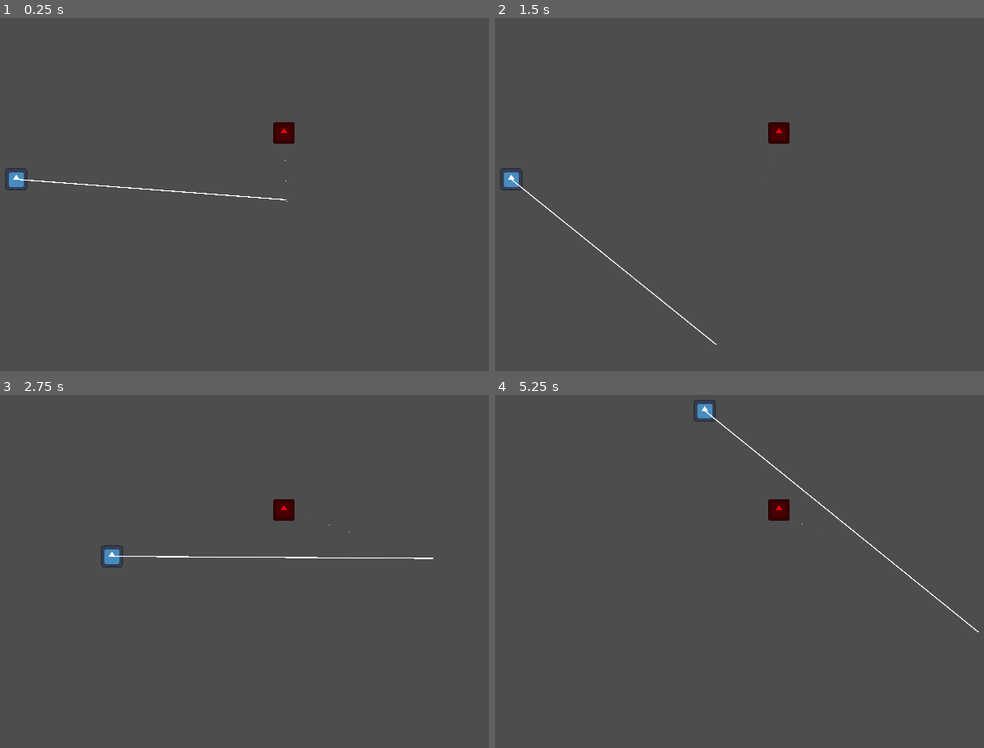
Above: before the commit, frames 1-4 (two rows, left to right).
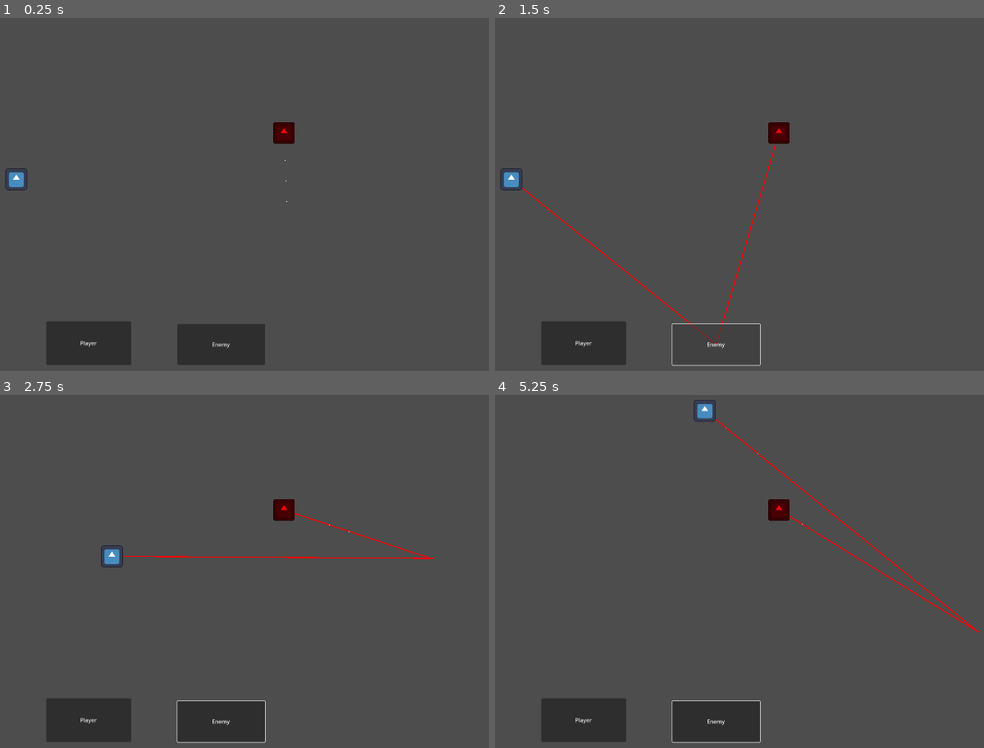
Above: after the commit, the same moments.

Repository: PhillypHenning/Artemis
Game: Godot game, scene res://scenes/testing/los_testing.tscn
Two runs of this game, one before a commit and one after it. Both use one fixed random seed, a clock stepped at 60 frames per second and the inputs below. This scene is started directly instead of the project's main scene. The engine's default icon, where the game draws it, is replaced by a stand-in: a white triangle on a blue panel in a dark square.
Inputs (mouse positions are in pixels of both pictures, inside the frame that each line leads up to):
- Up to frame 1 (0.25 s): no input
- Up to frame 2 (1.5 s): click (583, 342) at 0.5 s, where only the run after the commit has a clickable "Player"; click (715, 346) at 1.25 s, where only the run after the commit has a clickable "Enemy"
- Up to frame 3 (2.75 s): tap Enter at 2 s; move the mouse to (430, 557) at 2.02 s; hold D (move_right) from 2.03 s (still down); tap 3 (attack_far) at 2.1 s
- Up to frame 4 (5.25 s): move the mouse to (651, 596) at 2.77 s; release D (move_right) at 2.78 s; hold S (move_down) 2.78-3.53 s; tap one key every 0.75 s from 2.85 s: 2 (attack_medium) 1 (attack_near) Shift (dash) Space (dodge); move the mouse to (847, 497) at 3.52 s; hold D (move_right) 3.53-4.28 s; move the mouse to (749, 649) at 4.27 s; hold W (move_up) 4.28-5.03 s; move the mouse to (979, 631) at 5.02 s; hold A (move_left) from 5.03 s (still down)

The runs differ from the first frame. In frame 1, 4.3% of the frame differs, in the area x 3-59%, y 45-99%; in frame 2, 2.6%; in frame 3, 4.5%; in frame 4, 4.6%, in the area x 9-99%, y 4-99%.

Commit message:
Los Test scene, los on mouse position (working)

Diff:
--- a/project.godot
+++ b/project.godot
@@ -86,3 +86,4 @@
 
 2d_render/layer_1="Player"
 2d_render/layer_2="Walls"
+2d_render/layer_3="Enemy"
--- a/scenes/Combat/player_controlled_creature.tscn
+++ b/scenes/Combat/player_controlled_creature.tscn
@@ -15,5 +15,3 @@
 
 [node name="CollisionShape2D" type="CollisionShape2D" parent="."]
 shape = SubResource("RectangleShape2D_qba28")
-
-[node name="RayCast2D" type="RayCast2D" parent="."]
--- a/scenes/testing/los_testing.tscn
+++ b/scenes/testing/los_testing.tscn
@@ -1,12 +1,31 @@
-[gd_scene load_steps=3 format=3 uid="uid://du3u0ye2ntxa3"]
+[gd_scene load_steps=4 format=3 uid="uid://du3u0ye2ntxa3"]
 
+[ext_resource type="Script" path="res://scripts/combat/testing/los_testing.gd" id="1_vmhov"]
 [ext_resource type="PackedScene" uid="uid://bch1inx7rhsor" path="res://scenes/combat/player_controlled_creature.tscn" id="1_wtlk8"]
 [ext_resource type="PackedScene" uid="uid://c8cdet8dkmps6" path="res://scenes/combat/target_dummy.tscn" id="2_y8dhf"]
 
 [node name="LosTesting" type="Node2D"]
+script = ExtResource("1_vmhov")
 
 [node name="PlayerControlledCreature" parent="." instance=ExtResource("1_wtlk8")]
 position = Vector2(168, 480)
 
 [node name="TargetDummy" parent="." instance=ExtResource("2_y8dhf")]
 position = Vector2(952, 344)
+
+[node name="Button" type="Button" parent="."]
+offset_left = 256.0
+offset_top = 896.0
+offset_right = 504.0
+offset_bottom = 1024.0
+text = "Player"
+
+[node name="Button2" type="Button" parent="."]
+offset_left = 640.0
+offset_top = 904.0
+offset_right = 896.0
+offset_bottom = 1024.0
+text = "Enemy"
+
+[connection signal="pressed" from="Button" to="." method="_on_button_pressed"]
+[connection signal="pressed" from="Button2" to="." method="_on_button_2_pressed"]
--- a/scripts/combat/creatures/combat_creature_base_class.gd
+++ b/scripts/combat/creatures/combat_creature_base_class.gd
@@ -21,7 +21,8 @@
 	COMBAT_CARD,
 	TARGETTING,
 	MARKERS,
-	MOVEMENT
+	MOVEMENT,
+	DEBUG
 }
 
 var combat_creature_nodes = {
@@ -60,7 +61,8 @@
 	},
 	MOVEMENT: {
 		movement_override = null
-	}
+	},
+	DEBUG: false
 }
 
 # INITIALIZATION FUNCTIONS
@@ -70,6 +72,7 @@
 	# Targeting
 	_init_create_combat_creature_markers()
 	_init_assign_target()
+	_init_set_mask()
 
 	# Signal connections
 	_init_attach_creature_card()
@@ -148,20 +151,24 @@
 func _init_create_raycast() -> void:
 	combat_creature_nodes[TARGETTING].los_raycast = RayCast2D.new()
 	combat_creature_nodes[TARGETTING].los_raycast.name = combat_creature_nodes[TARGETTING].los_raycast_name
+	combat_creature_nodes[TARGETTING].los_raycast.set_collision_mask(4)
 	self.add_child(combat_creature_nodes[TARGETTING].los_raycast)
 
+func _init_set_mask() -> void:
 	if combat_creature_type.character_type == characteristics.PLAYER:
-		combat_creature_nodes[TARGETTING].los_visualizer = Line2D.new()
-		combat_creature_nodes[TARGETTING].los_raycast.add_child(combat_creature_nodes[TARGETTING].los_visualizer)
-		combat_creature_nodes[TARGETTING].los_visualizer.global_position = combat_creature_nodes[TARGETTING].los_raycast.global_position
-		combat_creature_nodes[TARGETTING].los_visualizer.add_point(Vector2.ZERO)
-		combat_creature_nodes[TARGETTING].los_visualizer.add_point(combat_creature_nodes[TARGETTING].los_raycast.target_position - combat_creature_nodes[TARGETTING].los_visualizer.global_position)
-		combat_creature_nodes[TARGETTING].los_visualizer.width = 3
+		self.set_collision_layer_value(1, true)
+		self.set_collision_mask_value(3, true)
+	if combat_creature_type.character_type == characteristics.NPC_ENEMY:
+		self.set_collision_layer_value(1, false)
+		self.set_collision_layer_value(3, true)
+		self.set_collision_mask_value(1, true)
 
 
 # PROCESS FUNCTIONS
 func _process(_delta: float) -> void:
 	_handle_look_at_target()
+	if combat_creature_nodes[DEBUG]:
+		queue_redraw()
 
 
 
@@ -242,27 +249,25 @@
 func _handle_assign_target(_target: Node) -> void:
 	push_error("OVERRIDE THIS IN THE CREATURE CARD")
 
+func _draw() -> void:
+	if combat_creature_nodes[DEBUG]:
+		draw_line(combat_creature_nodes[TARGETTING].los_raycast.position, combat_creature_nodes[TARGETTING].los_raycast.target_position, Color.RED, 3.0)
+
 func _handle_look_at_target() -> void:
+
 	if !combat_creature_nodes[TARGETTING].enemy_target:
 		var mouse_pos = get_global_mouse_position()
 		combat_creature_nodes[MARKERS].group.node.look_at(mouse_pos)
-
-		if combat_creature_type.character_type == characteristics.PLAYER:
-			combat_creature_nodes[TARGETTING].los_raycast.target_position = mouse_pos
-			combat_creature_nodes[TARGETTING].los_visualizer.global_position = combat_creature_nodes[TARGETTING].los_raycast.global_position
-			combat_creature_nodes[TARGETTING].los_visualizer.set_point_position(1, combat_creature_nodes[TARGETTING].los_raycast.target_position - combat_creature_nodes[TARGETTING].los_visualizer.global_position)
+		combat_creature_nodes[TARGETTING].los_raycast.target_position = get_local_mouse_position()
 
 	else:
 		combat_creature_nodes[MARKERS].group.node.look_at(combat_creature_nodes[TARGETTING].enemy_target.global_position)
 		combat_creature_nodes[TARGETTING].los_raycast.target_position = combat_creature_nodes[TARGETTING].enemy_target.global_position
-		combat_creature_nodes[TARGETTING].los_visualizer.global_position = combat_creature_nodes[TARGETTING].los_raycast.global_position
-		combat_creature_nodes[TARGETTING].los_visualizer.set_point_position(1, combat_creature_nodes[TARGETTING].los_raycast.target_position - combat_creature_nodes[TARGETTING].los_visualizer.global_position)
-
-	if combat_creature_nodes[TARGETTING].los_raycast.is_colliding() and combat_creature_type.character_type == characteristics.PLAYER:
-		print("Collision detected")
+
+	if combat_creature_nodes[TARGETTING].los_raycast.is_colliding() and combat_creature_nodes[DEBUG]:
 		var target = combat_creature_nodes[TARGETTING].los_raycast.get_collider() # A CollisionObject2D.
 		var shape_id = combat_creature_nodes[TARGETTING].los_raycast.get_collider_shape() # The shape index in the collider.
 		var owner_id = target.shape_find_owner(shape_id) # The owner ID in the collider.
 		var shape = target.shape_owner_get_owner(owner_id)
 
-		print("target: {target}, shape_id: {shape_id}, owner_id: {owner_id}, shape: {shape},". format({"target": target, "shape_id": shape_id, "owner_id": owner_id, "shape": shape}))
+		print("Collision detected by [{type}] target: {target}, shape_id: {shape_id}, owner_id: {owner_id}, shape: {shape},". format({"type": combat_creature_type.character_type, "target": target, "shape_id": shape_id, "owner_id": owner_id, "shape": shape}))
--- a/scripts/combat/creatures/combat_creatures/target_dummy.gd
+++ b/scripts/combat/creatures/combat_creatures/target_dummy.gd
@@ -12,7 +12,7 @@
 # Called when the node enters the scene tree for the first time.
 func _ready() -> void:
 	combat_creature_details.name = "Target Dummy"
-	combat_creature_type.character_type = characteristics.NPC_NEUTRAL
+	combat_creature_type.character_type = characteristics.NPC_ENEMY
 	super._ready()
 	_init_initial_stat_set(health, stamina, speed)
 	ability_handler._init_ability_handler(self)
--- /dev/null
+++ b/scripts/combat/testing/los_testing.gd
@@ -0,0 +1,18 @@
+extends Node2D
+
+
+var player: Node
+var enemy: Node
+
+# Called when the node enters the scene tree for the first time.
+func _ready():
+	player = find_child("PlayerControlledCreature")
+	enemy = find_child("TargetDummy")
+
+
+func _on_button_pressed():
+	player.combat_creature_nodes[player.DEBUG] = !player.combat_creature_nodes[player.DEBUG]
+
+
+func _on_button_2_pressed():
+	enemy.combat_creature_nodes[enemy.DEBUG] = !enemy.combat_creature_nodes[enemy.DEBUG]
